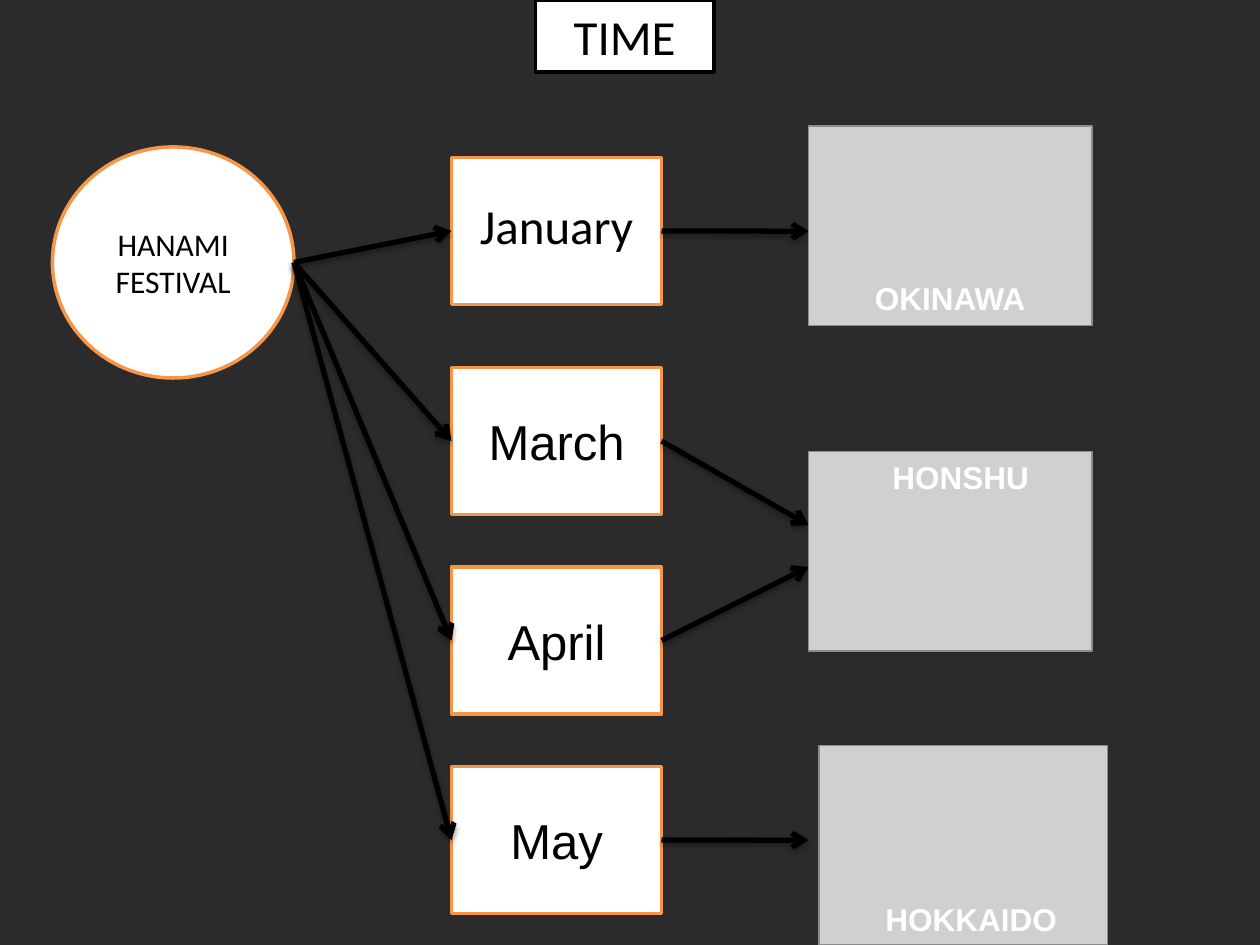
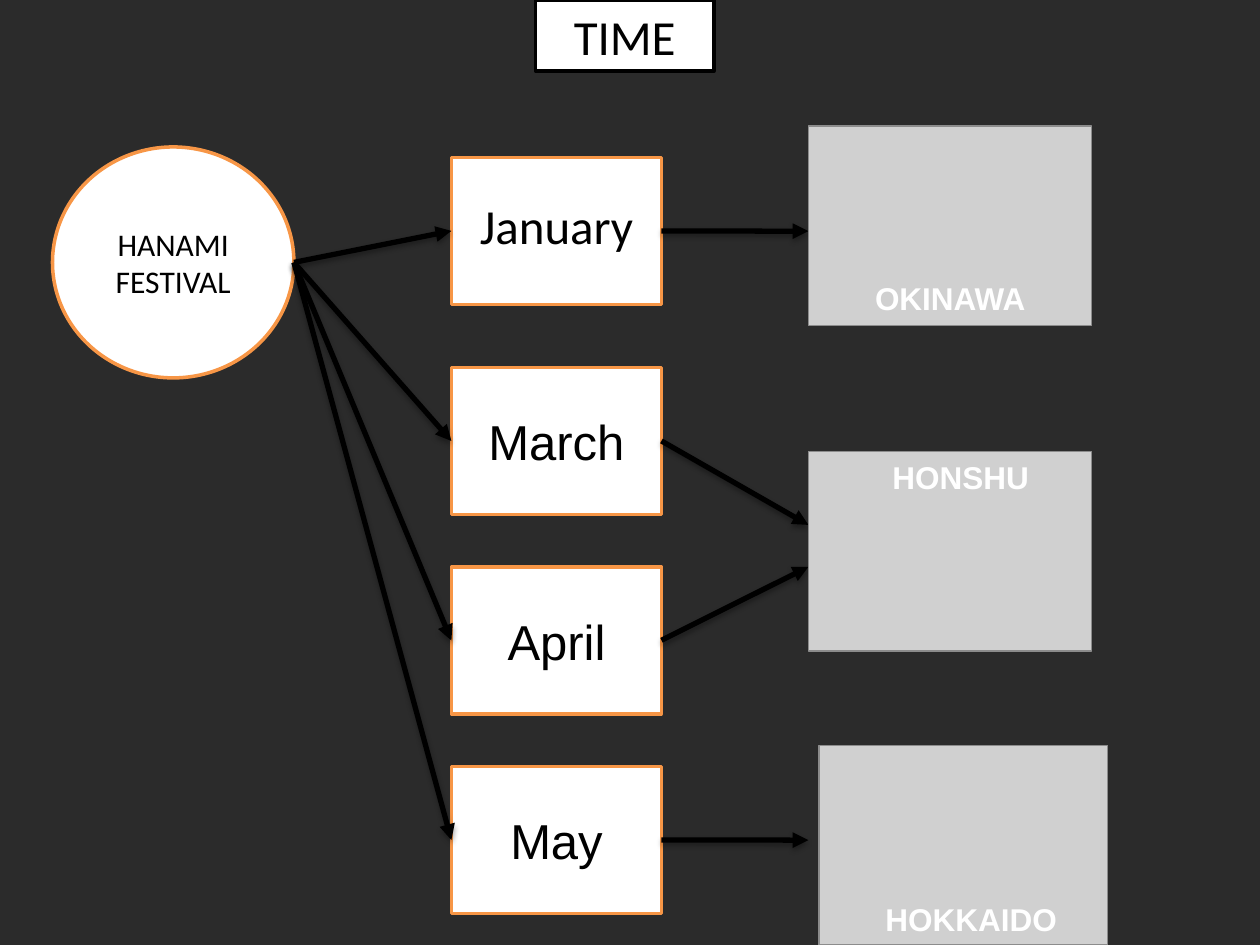
Before and after one commit to tuan2909/tailieu, a slide deck: slide 7 of tieng anh/HANAMISLIDE.pptx. Drawn at 1260x945 pixels with LibreOffice and Linux fonts; fonts in the diff are those of the drawing; grey boxes stand for pictures; background and template pictures are left out; a plain dark background stands for a picture behind light text. Boxes give left, top, right and bottom in pixels: in the first picture for what was removed or moved away, otherwise in the second. Text is boxed around its words. In the diff, an @@ line names an element or a change of style, - is before the commit and + after.

```diff
--- a/tieng anh/HANAMISLIDE.pptx
+++ b/tieng anh/HANAMISLIDE.pptx
@@ arrow removed from (294, 262) to (451, 441) @@
@@ arrow removed from (294, 262) to (451, 640) @@
@@ arrow removed from (294, 262) to (451, 840) @@
@@ freeform shape added at (294,262,451,441), outline #000000 3 pt @@
@@ freeform shape added at (294,262,451,640), outline #000000 3 pt @@
@@ freeform shape added at (294,262,451,839), outline #000000 3 pt @@
@@ arrow removed from (662, 441) to (809, 525) @@
@@ freeform shape added at (662,441,809,525), outline #000000 3 pt @@
@@ arrow removed from (662, 640) to (809, 567) @@
@@ freeform shape added at (662,567,809,640), outline #000000 3 pt @@
```
Also in this commit, not shown: 7 other slides changed, 1 slide added.
